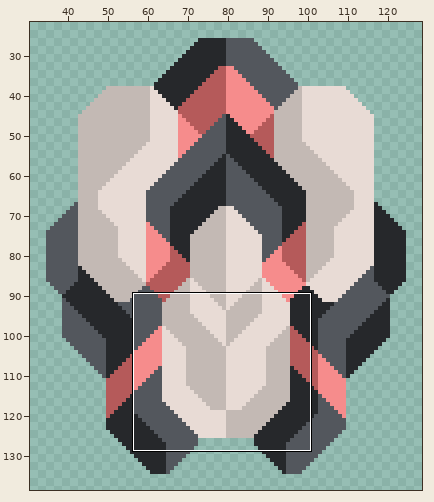
Edited in one commit: sprite sheet (sprites/blocks/turrets/intermediary/intermediary.png). The first picture is a wide view before the edit; the outline marks the close-up.
Close-up. Before the commit:
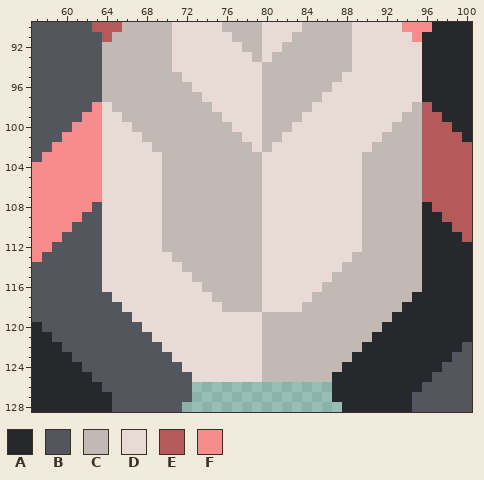
The file is 160x160 pixels. Shown: x 57..100, y 90..128. The wide view leaves out empty margins.
Palette (. is transparent): A #26282b  B #53575d  C #c3b9b4  D #e8dbd5  E #b55a5a  F #f68c8c
Pixels before, first column x 57:
 90 BBBBBBEEECCCCCDDDDDCCCCDDDDCCCCCDDDDDFFFAAAA
 91 BBBBBBBECCCCCCDDDDDDCCCDDDCCCCCCDDDDDDFAAAAA
 92 BBBBBBBCCCCCCCDDDDDDDCCDDCCCCCCCDDDDDDDAAAAA
 93 BBBBBBBCCCCCCCDDDDDDDDCDCCCCCCCCDDDDDDDAAAAA
 94 BBBBBBBCCCCCCCDDDDDDDDDCCCCCCCCCDDDDDDDAAAAA
 95 BBBBBBBCCCCCCCCDDDDDDDDCCCCCCCCDDDDDDDDAAAAA
 96 BBBBBBBCCCCCCCCCDDDDDDDCCCCCCCDDDDDDDDDAAAAA
 97 BBBBBBBCCCCCCCCCCDDDDDDCCCCCCDDDDDDDDDDAAAAA
 98 BBBBBBFDCCCCCCCCCCDDDDDCCCCCDDDDDDDDDDCEAAAA
 99 BBBBBFFDDCCCCCCCCCCDDDDCCCCDDDDDDDDDDCCEEAAA
100 BBBBFFFDDDCCCCCCCCCCDDDCCCDDDDDDDDDDCCCEEEAA
101 BBBFFFFDDDDCCCCCCCCCCDDCCDDDDDDDDDDCCCCEEEEA
102 BBFFFFFDDDDDCCCCCCCCCCDCDDDDDDDDDDCCCCCEEEEE
103 BFFFFFFDDDDDDCCCCCCCCCCDDDDDDDDDDCCCCCCEEEEE
104 FFFFFFFDDDDDDCCCCCCCCCCDDDDDDDDDDCCCCCCEEEEE
105 FFFFFFFDDDDDDCCCCCCCCCCDDDDDDDDDDCCCCCCEEEEE
106 FFFFFFFDDDDDDCCCCCCCCCCDDDDDDDDDDCCCCCCEEEEE
107 FFFFFFFDDDDDDCCCCCCCCCCDDDDDDDDDDCCCCCCEEEEE
108 FFFFFFBDDDDDDCCCCCCCCCCDDDDDDDDDDCCCCCCAEEEE
109 FFFFFBBDDDDDDCCCCCCCCCCDDDDDDDDDDCCCCCCAAEEE
110 FFFFBBBDDDDDDCCCCCCCCCCDDDDDDDDDDCCCCCCAAAEE
111 FFFBBBBDDDDDDCCCCCCCCCCDDDDDDDDDDCCCCCCAAAAE
112 FFBBBBBDDDDDDCCCCCCCCCCDDDDDDDDDDCCCCCCAAAAA
113 FBBBBBBDDDDDDDCCCCCCCCCDDDDDDDDDCCCCCCCAAAAA
114 BBBBBBBDDDDDDDDCCCCCCCCDDDDDDDDCCCCCCCCAAAAA
115 BBBBBBBDDDDDDDDDCCCCCCCDDDDDDDCCCCCCCCCAAAAA
116 BBBBBBBDDDDDDDDDDCCCCCCDDDDDDCCCCCCCCCCAAAAA
117 BBBBBBBBDDDDDDDDDDCCCCCDDDDDCCCCCCCCCCAAAAAA
118 BBBBBBBBBDDDDDDDDDDCCCCDDDDCCCCCCCCCCAAAAAAA
119 BBBBBBBBBBDDDDDDDDDDDDDCCCCCCCCCCCCCAAAAAAAA
120 ABBBBBBBBBBDDDDDDDDDDDDCCCCCCCCCCCCAAAAAAAAA
121 AABBBBBBBBBBDDDDDDDDDDDCCCCCCCCCCCAAAAAAAAAA
122 AAABBBBBBBBBBDDDDDDDDDDCCCCCCCCCCAAAAAAAAAAB
123 AAAABBBBBBBBBBDDDDDDDDDCCCCCCCCCAAAAAAAAAABB
124 AAAAABBBBBBBBBBDDDDDDDDCCCCCCCCAAAAAAAAAABBB
125 AAAAAABBBBBBBBBBDDDDDDDCCCCCCCAAAAAAAAAABBBB
126 AAAAAAABBBBBBBBB..............AAAAAAAAABBBBB
127 AAAAAAAABBBBBBBB..............AAAAAAAABBBBBB
128 AAAAAAAABBBBBBB................AAAAAAABBBBBB
Once edited:
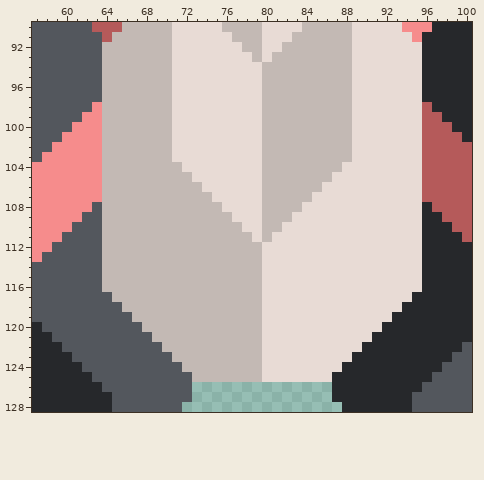
Change:
Changed rows in their new state; - is an unchanged pixel.
first column x 64:
 95 -------D----------------C-------
 96 -------DD--------------CC-------
 97 -------DDD------------CCC-------
 98 C------DDDD----------CCCC------D
 99 CC-----DDDDD--------CCCCC-----DD
100 CCC----DDDDDD------CCCCCC----DDD
101 CCCC---DDDDDDD----CCCCCCC---DDDD
102 CCCCC--DDDDDDDD--CCCCCCCC--DDDDD
103 CCCCCC-DDDDDDDDDCCCCCCCCC-DDDDDD
104 CCCCCC--DDDDDDDDCCCCCCCC--DDDDDD
105 CCCCCC---DDDDDDDCCCCCCC---DDDDDD
106 CCCCCC----DDDDDDCCCCCC----DDDDDD
107 CCCCCC-----DDDDDCCCCC-----DDDDDD
108 CCCCCC------DDDDCCCC------DDDDDD
109 CCCCCC-------DDDCCC-------DDDDDD
110 CCCCCC--------DDCC--------DDDDDD
111 CCCCCC---------DC---------DDDDDD
112 CCCCCC--------------------DDDDDD
113 CCCCCCC------------------DDDDDDD
114 CCCCCCCC----------------DDDDDDDD
115 CCCCCCCCC--------------DDDDDDDDD
116 CCCCCCCCCC------------DDDDDDDDDD
117 -CCCCCCCCCC----------DDDDDDDDDD-
118 --CCCCCCCCCC--------DDDDDDDDDD--
119 ---CCCCCCCCCCCCCDDDDDDDDDDDDD---
120 ----CCCCCCCCCCCCDDDDDDDDDDDD----
121 -----CCCCCCCCCCCDDDDDDDDDDD-----
122 ------CCCCCCCCCCDDDDDDDDDD------
123 -------CCCCCCCCCDDDDDDDDD-------
124 --------CCCCCCCCDDDDDDDD--------
125 ---------CCCCCCCDDDDDDD---------
Boxes around the changes in both close-ups, in picture pixels (x1, y1, x2, y2):
changed: (102, 72, 422, 382)
